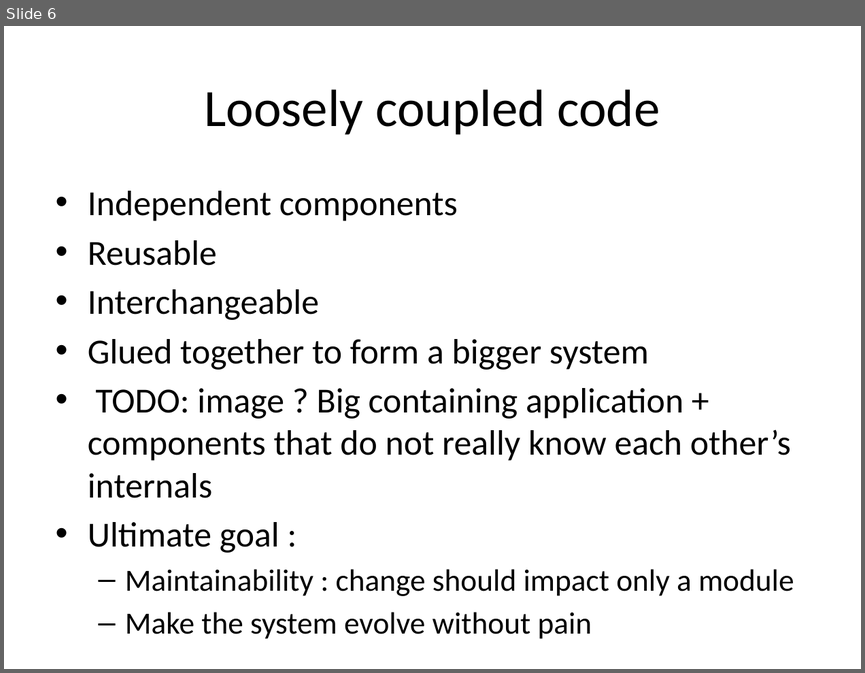
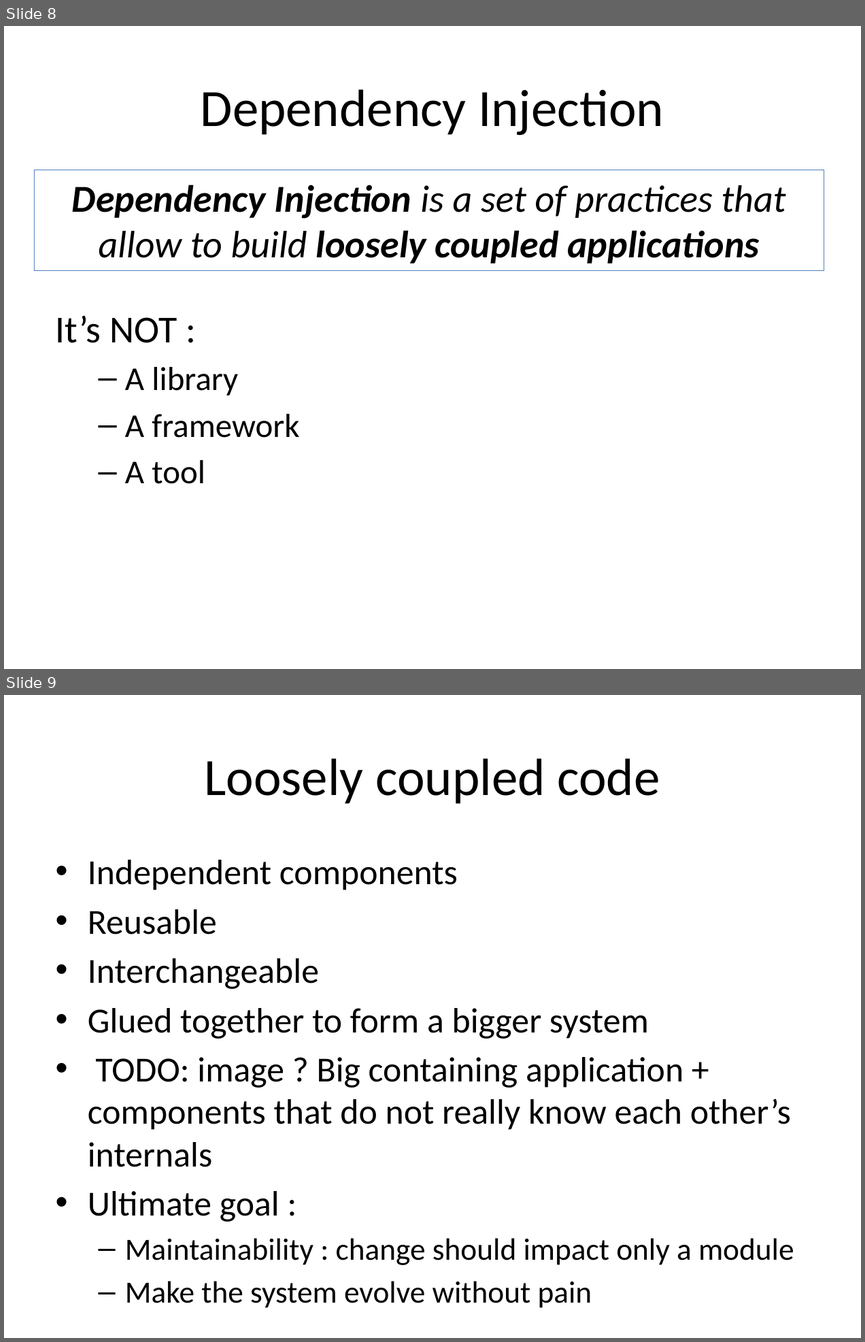
Before and after one commit to tsimbalar/DependencyInjectionTheRightWay, a slide deck: Dependency Injection - the right way.pptx. Shown one above the other, each under a label of ours: slide 6 before the commit, slides 8 and 9 after it. The pictures are 865x673 and 865x1342 pixels, drawn with LibreOffice and Linux fonts; fonts in the diff are those of the drawing. Boxes give left, top, right and bottom in pixels: in the first picture for what was removed or moved away, otherwise in the second. Text is boxed around its words. In the diff, an @@ line names an element or a change of style, - is before the commit and + after.

```diff
--- a/Dependency Injection - the right way.pptx
+++ b/Dependency Injection - the right way.pptx
@@ slide 8 added at (x1=4, y1=26, x2=861, y2=669), background #FFFFFF @@
@@ title added at (x1=201, y1=89, x2=664, y2=135), 44 pt, text #000000 @@
+Dependency Injection
@@ rectangle added at (x1=34, y1=170, x2=823, y2=271), outline #4F81BD 0.75 pt, 32 pt, text #000000, bold, italic @@
+Dependency Injection is a set of practices that allow to build loosely coupled applications
@@ text added at (x1=56, y1=315, x2=299, y2=484), 28 pt, text #000000 @@
+It’s NOT :
+  – A library
+  – A framework
+  – A tool
@@ what was slide 6 is now slide 9 @@
```
Also in this commit, not shown: 3 slides changed, 3 other slides added, 1 slide removed.
